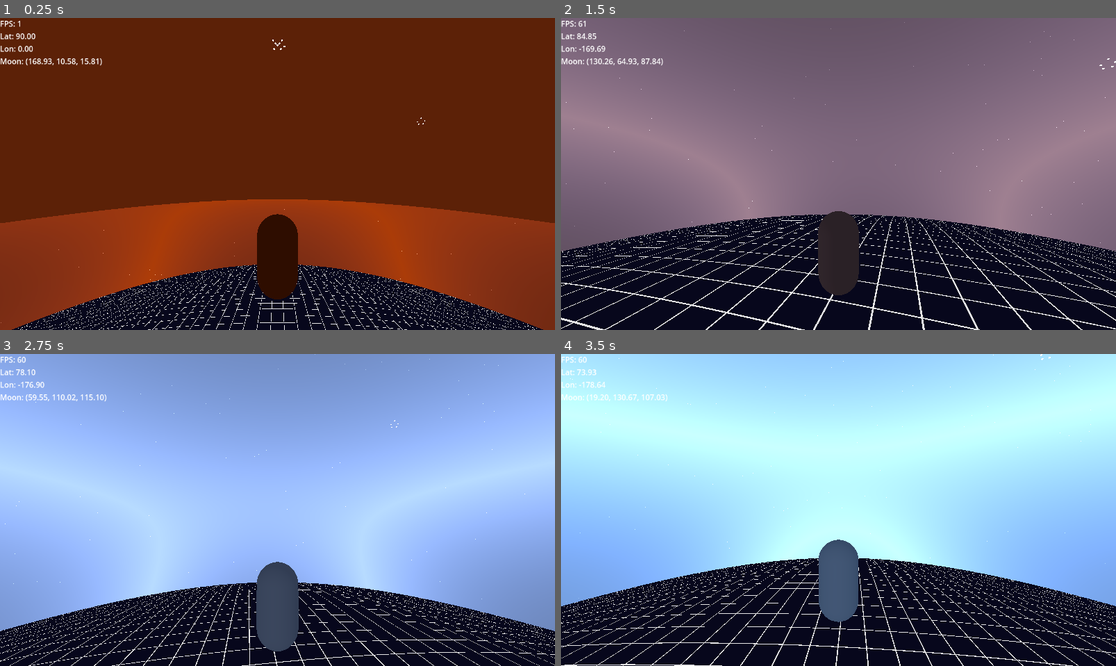
Above: before the commit, frames 1-4 (two rows, left to right).
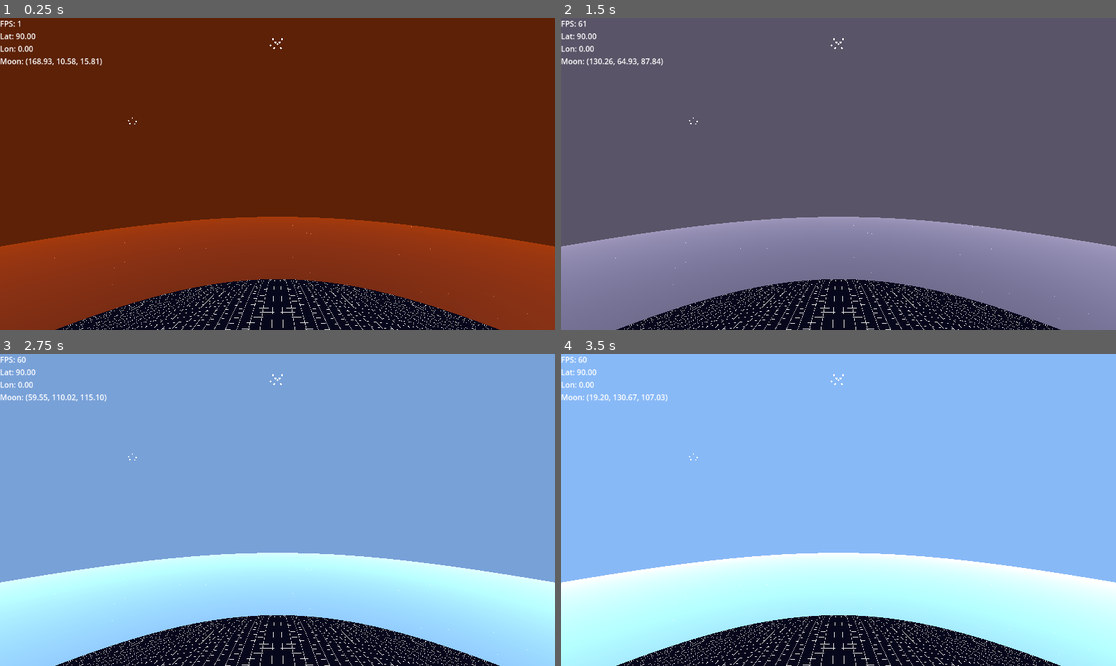
Above: after the commit, the same moments.

Repository: valfrom/LittlePlanet
Game: Godot game, scene res://world.tscn
Same seed, same stepped clock (60 frames per second), same inputs: the game is played once before the commit and once after it.
Inputs (mouse positions are in pixels of both pictures, inside the frame that each line leads up to):
- Up to frame 1 (0.25 s): no input
- Up to frame 2 (1.5 s): move the mouse to (866, 174) at 0.52 s; press the mouse at (866, 174) at 0.53 s; hold W (move_forward) from 0.53 s (still down); tap Space (jump) at 0.77, 0.8, 1.07, 1.35 s; move the mouse to (810, 174) at 1.27 s; release the mouse at (810, 174) at 1.28 s
- Up to frame 3 (2.75 s): keep holding W (move_forward); tap Space (jump) at 1.52, 1.82, 2.3 s; click (249, 510) at 1.55 s; move the mouse to (288, 503) at 2.02 s; press the mouse at (288, 503) at 2.03 s
- Up to frame 4 (3.5 s): keep holding W (move_forward); move the mouse to (832, 516) at 2.77 s; release the mouse at (832, 516) at 2.78 s; click (832, 516) at 2.85 s; tap Space (jump) at 3.02, 3.32 s

The runs differ from the first frame. In frame 1, 16% of the frame differs, in the area x 0-100%, y 6-100%; in frame 2, 80%; in frame 3, 69%; in frame 4, 80%, in the area x 0-100%, y 0-100%.
Error after the commit: Parse Error: Used space character for indentation instead of tab as used before in the file. (res://Player.gd:29)

Commit message:
Add first person blaster

Diff:
--- /dev/null
+++ b/Blast.gd
@@ -0,0 +1,12 @@
+extends Node3D
+
+@export var speed: float = 80.0
+@export var lifetime: float = 2.5
+
+var _age: float = 0.0
+
+func _physics_process(delta: float) -> void:
+        global_position += -global_transform.basis.z * speed * delta
+        _age += delta
+        if _age >= lifetime:
+                queue_free()
--- /dev/null
+++ b/Blast.tscn
@@ -0,0 +1,21 @@
+[gd_scene load_steps=4 format=3 uid="uid://b5gervcbw2w0e"]
+
+[ext_resource type="Script" path="res://Blast.gd" id="1_dudp8"]
+
+[sub_resource type="SphereMesh" id="SphereMesh_kgj8b"]
+radius = 0.2
+height = 0.4
+
+[sub_resource type="StandardMaterial3D" id="StandardMaterial3D_d3mjj"]
+albedo_color = Color(1, 0.74902, 0.211765, 1)
+emission_enabled = true
+emission = Color(4, 2, 0.4, 1)
+emission_energy_multiplier = 1.5
+roughness = 0.15
+
+[node name="Blast" type="Node3D"]
+script = ExtResource("1_dudp8")
+
+[node name="MeshInstance3D" type="MeshInstance3D" parent="."]
+mesh = SubResource("SphereMesh_kgj8b")
+material_override = SubResource("StandardMaterial3D_d3mjj")
--- a/Player.gd
+++ b/Player.gd
@@ -5,6 +5,12 @@
 @export var gravity_strength: float = 40.0
 @export var move_speed: float = 10.0
 @export var jump_speed: float = 14.0
+@export var blast_scene: PackedScene
+@export var fire_cooldown: float = 0.18
+
+var _fire_timer: float = 0.0
+
+@onready var _muzzle: Node3D = get_node_or_null("Camera3D/Muzzle")
 
 func _get_move_input() -> Vector2:
 	var dir := Vector2.ZERO
@@ -21,10 +27,12 @@
 	return dir.normalized()
 
 func _physics_process(delta: float) -> void:
-	if planet_center == null:
-		return
+        if planet_center == null:
+                return
 
-	var up_dir := (global_position - planet_center.global_position).normalized()
+        _fire_timer = max(0.0, _fire_timer - delta)
+
+        var up_dir := (global_position - planet_center.global_position).normalized()
 
 	var basis := global_transform.basis
 	basis.y = up_dir
@@ -52,5 +60,26 @@
 	if is_on_floor() and Input.is_action_just_pressed("jump"):
 		velocity += up_dir * jump_speed
 
-	up_direction = up_dir
-	move_and_slide()
+        up_direction = up_dir
+        move_and_slide()
+
+        if Input.is_action_pressed("shoot"):
+                _try_fire()
+
+func _try_fire() -> void:
+        if _fire_timer > 0.0:
+                return
+        if blast_scene == null or _muzzle == null:
+                return
+
+        var blast := blast_scene.instantiate()
+        if blast == null:
+                return
+
+        var world := get_tree().current_scene
+        if world == null:
+                return
+
+        world.add_child(blast)
+        blast.global_transform = _muzzle.global_transform
+        _fire_timer = fire_cooldown
--- a/project.godot
+++ b/project.godot
@@ -46,6 +46,14 @@
 "events": [Object(InputEventKey,"resource_local_to_scene":false,"resource_name":"","device":0,"window_id":0,"alt_presse …(189 unchanged characters)…
 ]
 }
+shoot={
+"deadzone": 0.5,
+"events": [Object(InputEventMouseButton,"resource_local_to_scene":false,"resource_name":"","device":0,"window_id":0,"alt_pressed":false,
+"shift_pressed":false,"ctrl_pressed":false,"meta_pressed":false,"pressed":false,"button_mask":0,"position":Vector2(0, 0),"global_position":Vector2(0, 0),
+"factor":1.0,"button_index":1,"pressed":false,"double_click":false,"script":null)
+]
+}
+
 
 [rendering]
 
--- a/world.tscn
+++ b/world.tscn
@@ -8,6 +8,7 @@
 [ext_resource type="Material" path="res://AtmosphereMaterial.tres" id="6_fx2th"]
 [ext_resource type="Script" uid="uid://xnafrinm1vra" path="res://AtmosphereController.gd" id="7_28gmi"]
 [ext_resource type="Script" uid="uid://dw6crtvryu3dy" path="res://Constellation.gd" id="8_26mqm"]
+[ext_resource type="PackedScene" uid="uid://b5gervcbw2w0e" path="res://Blast.tscn" id="9_fem5v"]
 
 [sub_resource type="Environment" id="Environment_tlwt5"]
 background_mode = 1
@@ -85,15 +86,20 @@
 transform = Transform3D(1, 0, 0, 0, 1, 0, 0, 0, 1, 0, 110, 0)
 script = ExtResource("2_fj7yv")
 planet_center = NodePath("../Planet")
+blast_scene = ExtResource("9_fem5v")
 
 [node name="Camera3D" type="Camera3D" parent="Player"]
-transform = Transform3D(1, 0, 0, 0, 1, 0, 0, 0, 1, 0, 2, 5)
+transform = Transform3D(1, 0, 0, 0, 1, 0, 0, 0, 1, 0, 1.6, 0)
 script = ExtResource("3_tlwt5")
+
+[node name="Muzzle" type="Marker3D" parent="Player/Camera3D"]
+transform = Transform3D(1, 0, 0, 0, 1, 0, 0, 0, 1, 0, -0.15, -0.8)
 
 [node name="CollisionShape3D" type="CollisionShape3D" parent="Player"]
 shape = SubResource("CapsuleShape3D_fj7yv")
 
 [node name="MeshInstance3D" type="MeshInstance3D" parent="Player"]
+visible = false
 mesh = SubResource("CapsuleMesh_tlwt5")
 
 [node name="HUD" type="CanvasLayer" parent="." node_paths=PackedStringArray("player", "planet", "moon")]
Not shown: 1 places in world.tscn that only renumber resources
